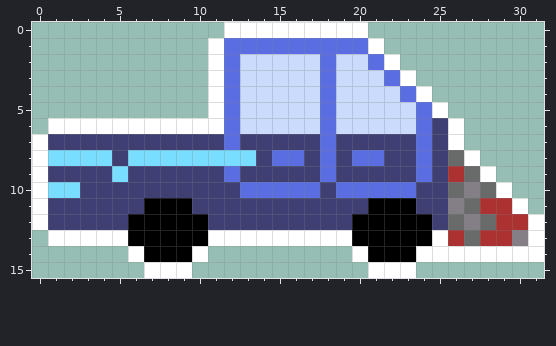
Two versions of one pixel-art file, art/truck.aseprite. That is the earlier state.
32x16 pixels, 1 frame.
New version:
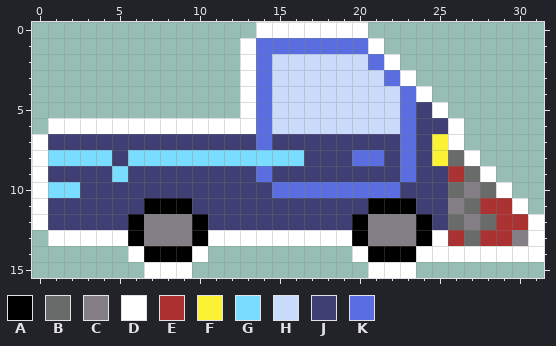
Palette (. is transparent): A #000000  B #696a6a  C #847e87  D #ffffff  E #ac3232  F #fbf236  G #78ddff  H #cbdbfc  J #3f3f74  K #5b6ee1
What changed:
@@ x 0..31 @@
- 0 ............DDDDDDDDD...........
- 1 ...........DKKKKKKKKKD..........
- 2 ...........DKHHHHHKHHKD.........
- 3 ...........DKHHHHHKHHHKD........
- 4 ...........DKHHHHHKHHHHKD.......
- 5 ...........DKHHHHHKHHHHHKD......
- 6 .DDDDDDDDDDDKHHHHHKHHHHHKJD.....
- 7 DJJJJJJJJJJJKJJJJJKJJJJJKJD.....
- 8 DGGGGJGGGGGGGGJKKJKJKKJJKJBD....
- 9 DJJJJGJJJJJJKJJJJJKJJJJJKJEBD...
-10 DGGJJJJJJJJJJKKKKKJKKKKKJJBCBD..
+ 0 ..............DDDDDDD...........
+ 1 .............DKKKKKKKD..........
+ 2 .............DKHHHHHHKD.........
+ 3 .............DKHHHHHHHKD........
+ 4 .............DKHHHHHHHHKD.......
+ 5 .............DKHHHHHHHHKJD......
+ 6 .DDDDDDDDDDDDDKHHHHHHHHKJJD.....
+ 7 DJJJJJJJJJJJJJKJJJJJJJJKJFD.....
+ 8 DGGGGJGGGGGGGGGGGJJJKKJKJFBD....
+ 9 DJJJJGJJJJJJJJKJJJJJJJJKJJEBD...
+10 DGGJJJJJJJJJJJJKKKKKKKKJJJBCBD..
 11 DJJJJJJAAAJJJJJJJJJJJAAAJJCBEED.
-12 DJJJJJAAAAAJJJJJJJJJAAAAAJBCBEED
-13 .DDDDDAAAAADDDDDDDDDAAAAADEBEECD
+12 DJJJJJACCCAJJJJJJJJJACCCAJBCBEED
+13 .DDDDDACCCADDDDDDDDDACCCADEBEECD
 14 ......DAAAD.........DAAADDDDDDDD
Pixel boxes of the changes (left, top, right, bottom) in both pictures:
changed: (144, 22, 448, 246)
